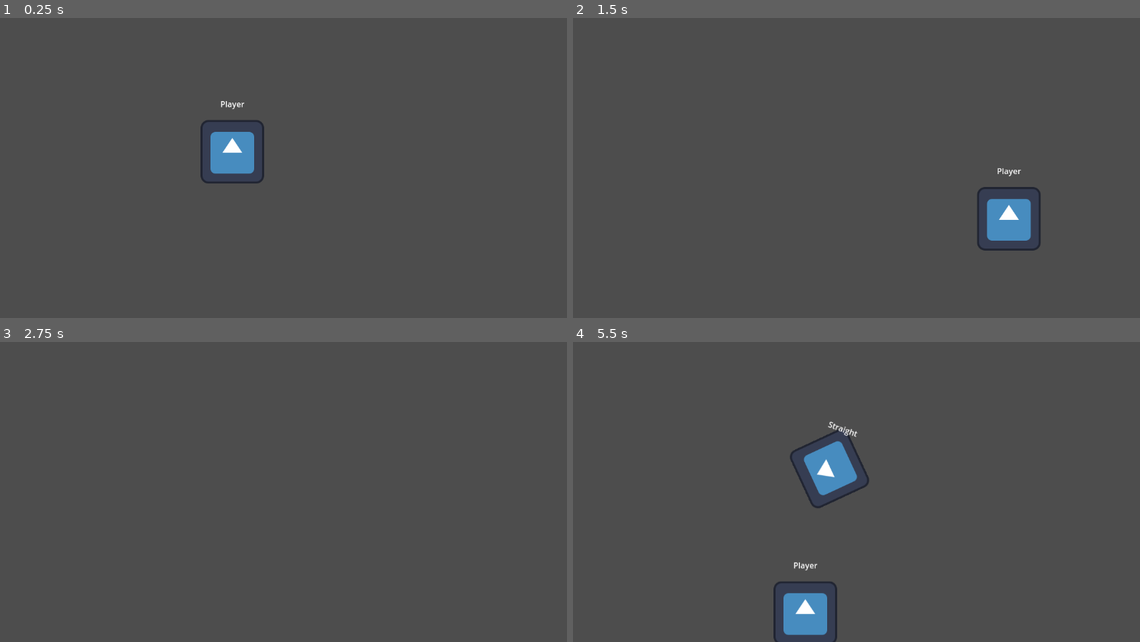
Above: before the commit, frames 1-4 (two rows, left to right).
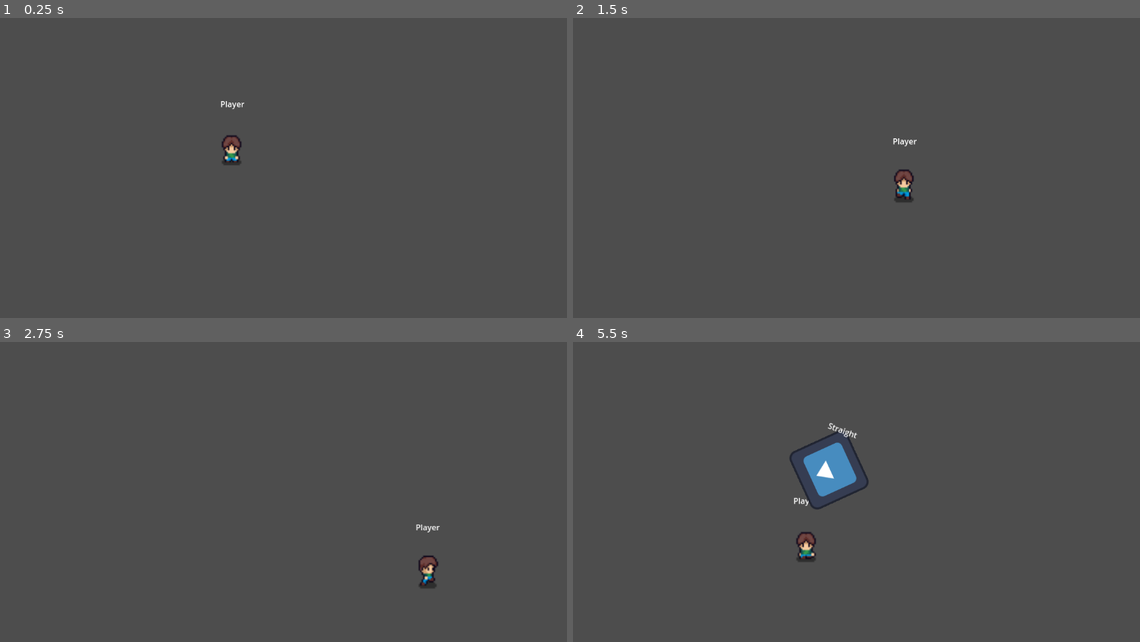
Above: after the commit, the same moments.

Repository: vitwang05/Dodge
Game: Godot game, scene res://Scenes/map.tscn
Two runs of this game, one before a commit and one after it. Both use one fixed random seed, a clock stepped at 60 frames per second and the inputs below. The engine's default icon, where the game draws it, is replaced by a stand-in: a white triangle on a blue panel in a dark square.
Inputs:
- Up to frame 1 (0.25 s): no input
- Up to frame 2 (1.5 s): hold D (move_right) 0.53-1.28 s; tap Shift (dash) at 0.6, 1.35 s; hold S (move_down) from 1.28 s (still down)
- Up to frame 3 (2.75 s): release S (move_down) at 2.03 s; hold D (move_right) from 2.03 s (still down); tap Shift (dash) at 2.1 s
- Up to frame 4 (5.5 s): release D (move_right) at 2.78 s; hold W (move_up) 2.78-3.53 s; tap Shift (dash) every 0.75 s from 2.85 to 5.1 s; hold A (move_left) 3.53-5.03 s; hold S (move_down) from 5.03 s (still down)

The runs differ from the first frame. In frame 1, 1.4% of the frame differs, in the area x 35-47%, y 34-56%; in frame 2, 1.8%; in frame 3, 0.3%; in frame 4, 2.2%, in the area x 35-53%, y 26-100%.

Commit message:
done dash and add animated

Diff:
--- /dev/null
+++ b/Scenes/bom.tscn
@@ -0,0 +1,7 @@
+[gd_scene format=3 uid="uid://bjoqneqwqoq4d"]
+
+[node name="bom" type="Area2D"]
+
+[node name="CollisionShape2D" type="CollisionShape2D" parent="."]
+
+[node name="Sprite2D" type="Sprite2D" parent="."]
--- a/Scenes/map.tscn
+++ b/Scenes/map.tscn
@@ -11,6 +11,8 @@
 
 [node name="player" parent="." instance=ExtResource("1_4nm3i")]
 position = Vector2(478, 313)
+_speed = 200.0
+_dashSpeed = 500.0
 
 [node name="Spawner" parent="." node_paths=PackedStringArray("_player") instance=ExtResource("2_lr5ic")]
 _player = NodePath("../player")
--- a/Scenes/player.tscn
+++ b/Scenes/player.tscn
@@ -1,19 +1,303 @@
-[gd_scene load_steps=4 format=3 uid="uid://dgxg4lsrevxya"]
-
-[ext_resource type="Script" path="res://Scripts/Controller.gd" id="1_dqomp"]
-[ext_resource type="Texture2D" uid="uid://dq4nxh4ae50g8" path="res://icon.svg" id="1_iesnd"]
-
-[sub_resource type="RectangleShape2D" id="RectangleShape2D_vyie2"]
+[gd_scene load_steps=41 format=3 uid="uid://dgxg4lsrevxya"]
+
+[ext_resource type="Script" uid="uid://dp7ci47qi48oy" path="res://Scripts/Controller.gd" id="1_dqomp"]
+[ext_resource type="Texture2D" uid="uid://by50j1upnrd8q" path="res://Player/Player.png" id="2_cvnsp"]
+
+[sub_resource type="RectangleShape2D" id="RectangleShape2D_6t5aa"]
+size = Vector2(16.0604, 22.8141)
+
+[sub_resource type="AtlasTexture" id="AtlasTexture_vgqql"]
+atlas = ExtResource("2_cvnsp")
+region = Rect2(0, 0, 32, 32)
+
+[sub_resource type="AtlasTexture" id="AtlasTexture_fkybt"]
+atlas = ExtResource("2_cvnsp")
+region = Rect2(32, 0, 32, 32)
+
+[sub_resource type="AtlasTexture" id="AtlasTexture_x3wgy"]
+atlas = ExtResource("2_cvnsp")
+region = Rect2(64, 0, 32, 32)
+
+[sub_resource type="AtlasTexture" id="AtlasTexture_3smsa"]
+atlas = ExtResource("2_cvnsp")
+region = Rect2(96, 0, 32, 32)
+
+[sub_resource type="AtlasTexture" id="AtlasTexture_8erm5"]
+atlas = ExtResource("2_cvnsp")
+region = Rect2(128, 0, 32, 32)
+
+[sub_resource type="AtlasTexture" id="AtlasTexture_f1ek2"]
+atlas = ExtResource("2_cvnsp")
+region = Rect2(160, 0, 32, 32)
+
+[sub_resource type="AtlasTexture" id="AtlasTexture_tx1dd"]
+atlas = ExtResource("2_cvnsp")
+region = Rect2(0, 64, 32, 32)
+
+[sub_resource type="AtlasTexture" id="AtlasTexture_gymyn"]
+atlas = ExtResource("2_cvnsp")
+region = Rect2(32, 64, 32, 32)
+
+[sub_resource type="AtlasTexture" id="AtlasTexture_pu2lt"]
+atlas = ExtResource("2_cvnsp")
+region = Rect2(64, 64, 32, 32)
+
+[sub_resource type="AtlasTexture" id="AtlasTexture_ukyrk"]
+atlas = ExtResource("2_cvnsp")
+region = Rect2(96, 64, 32, 32)
+
+[sub_resource type="AtlasTexture" id="AtlasTexture_7dp3o"]
+atlas = ExtResource("2_cvnsp")
+region = Rect2(128, 64, 32, 32)
+
+[sub_resource type="AtlasTexture" id="AtlasTexture_h4iuc"]
+atlas = ExtResource("2_cvnsp")
+region = Rect2(160, 64, 32, 32)
+
+[sub_resource type="AtlasTexture" id="AtlasTexture_fd4e3"]
+atlas = ExtResource("2_cvnsp")
+region = Rect2(0, 32, 32, 32)
+
+[sub_resource type="AtlasTexture" id="AtlasTexture_qqcod"]
+atlas = ExtResource("2_cvnsp")
+region = Rect2(32, 32, 32, 32)
+
+[sub_resource type="AtlasTexture" id="AtlasTexture_igrcy"]
+atlas = ExtResource("2_cvnsp")
+region = Rect2(64, 32, 32, 32)
+
+[sub_resource type="AtlasTexture" id="AtlasTexture_fs7ks"]
+atlas = ExtResource("2_cvnsp")
+region = Rect2(96, 32, 32, 32)
+
+[sub_resource type="AtlasTexture" id="AtlasTexture_l6n3p"]
+atlas = ExtResource("2_cvnsp")
+region = Rect2(128, 32, 32, 32)
+
+[sub_resource type="AtlasTexture" id="AtlasTexture_olqyp"]
+atlas = ExtResource("2_cvnsp")
+region = Rect2(160, 32, 32, 32)
+
+[sub_resource type="AtlasTexture" id="AtlasTexture_wpjfl"]
+atlas = ExtResource("2_cvnsp")
+region = Rect2(0, 96, 32, 32)
+
+[sub_resource type="AtlasTexture" id="AtlasTexture_bi64h"]
+atlas = ExtResource("2_cvnsp")
+region = Rect2(32, 96, 32, 32)
+
+[sub_resource type="AtlasTexture" id="AtlasTexture_2ijsl"]
+atlas = ExtResource("2_cvnsp")
+region = Rect2(64, 96, 32, 32)
+
+[sub_resource type="AtlasTexture" id="AtlasTexture_p1odr"]
+atlas = ExtResource("2_cvnsp")
+region = Rect2(96, 96, 32, 32)
+
+[sub_resource type="AtlasTexture" id="AtlasTexture_0gysh"]
+atlas = ExtResource("2_cvnsp")
+region = Rect2(128, 96, 32, 32)
+
+[sub_resource type="AtlasTexture" id="AtlasTexture_vfarp"]
+atlas = ExtResource("2_cvnsp")
+region = Rect2(160, 96, 32, 32)
+
+[sub_resource type="AtlasTexture" id="AtlasTexture_y6uwr"]
+atlas = ExtResource("2_cvnsp")
+region = Rect2(0, 160, 32, 32)
+
+[sub_resource type="AtlasTexture" id="AtlasTexture_83xs0"]
+atlas = ExtResource("2_cvnsp")
+region = Rect2(32, 160, 32, 32)
+
+[sub_resource type="AtlasTexture" id="AtlasTexture_ypfnu"]
+atlas = ExtResource("2_cvnsp")
+region = Rect2(64, 160, 32, 32)
+
+[sub_resource type="AtlasTexture" id="AtlasTexture_xuaoq"]
+atlas = ExtResource("2_cvnsp")
+region = Rect2(96, 160, 32, 32)
+
+[sub_resource type="AtlasTexture" id="AtlasTexture_wohnl"]
+atlas = ExtResource("2_cvnsp")
+region = Rect2(128, 160, 32, 32)
+
+[sub_resource type="AtlasTexture" id="AtlasTexture_36dho"]
+atlas = ExtResource("2_cvnsp")
+region = Rect2(160, 160, 32, 32)
+
+[sub_resource type="AtlasTexture" id="AtlasTexture_yh6i2"]
+atlas = ExtResource("2_cvnsp")
+region = Rect2(0, 128, 32, 32)
+
+[sub_resource type="AtlasTexture" id="AtlasTexture_nv4vc"]
+atlas = ExtResource("2_cvnsp")
+region = Rect2(32, 128, 32, 32)
+
+[sub_resource type="AtlasTexture" id="AtlasTexture_8gxox"]
+atlas = ExtResource("2_cvnsp")
+region = Rect2(64, 128, 32, 32)
+
+[sub_resource type="AtlasTexture" id="AtlasTexture_11gg7"]
+atlas = ExtResource("2_cvnsp")
+region = Rect2(96, 128, 32, 32)
+
+[sub_resource type="AtlasTexture" id="AtlasTexture_qpa8y"]
+atlas = ExtResource("2_cvnsp")
+region = Rect2(128, 128, 32, 32)
+
+[sub_resource type="AtlasTexture" id="AtlasTexture_sbwqj"]
+atlas = ExtResource("2_cvnsp")
+region = Rect2(160, 128, 32, 32)
+
+[sub_resource type="SpriteFrames" id="SpriteFrames_xwi16"]
+animations = [{
+"frames": [{
+"duration": 0.3,
+"texture": SubResource("AtlasTexture_vgqql")
+}, {
+"duration": 0.3,
+"texture": SubResource("AtlasTexture_fkybt")
+}, {
+"duration": 0.3,
+"texture": SubResource("AtlasTexture_x3wgy")
+}, {
+"duration": 0.3,
+"texture": SubResource("AtlasTexture_3smsa")
+}, {
+"duration": 0.3,
+"texture": SubResource("AtlasTexture_8erm5")
+}, {
+"duration": 0.3,
+"texture": SubResource("AtlasTexture_f1ek2")
+}],
+"loop": true,
+"name": &"stand back",
+"speed": 5.0
+}, {
+"frames": [{
+"duration": 0.3,
+"texture": SubResource("AtlasTexture_tx1dd")
+}, {
+"duration": 0.3,
+"texture": SubResource("AtlasTexture_gymyn")
+}, {
+"duration": 0.3,
+"texture": SubResource("AtlasTexture_pu2lt")
+}, {
+"duration": 0.3,
+"texture": SubResource("AtlasTexture_ukyrk")
+}, {
+"duration": 0.3,
+"texture": SubResource("AtlasTexture_7dp3o")
+}, {
+"duration": 0.3,
+"texture": SubResource("AtlasTexture_h4iuc")
+}],
+"loop": true,
+"name": &"stand forward",
+"speed": 5.0
+}, {
+"frames": [{
+"duration": 0.3,
+"texture": SubResource("AtlasTexture_fd4e3")
+}, {
+"duration": 0.3,
+"texture": SubResource("AtlasTexture_qqcod")
+}, {
+"duration": 0.3,
+"texture": SubResource("AtlasTexture_igrcy")
+}, {
+"duration": 0.3,
+"texture": SubResource("AtlasTexture_fs7ks")
+}, {
+"duration": 0.3,
+"texture": SubResource("AtlasTexture_l6n3p")
+}, {
+"duration": 0.3,
+"texture": SubResource("AtlasTexture_olqyp")
+}],
+"loop": true,
+"name": &"stand side",
+"speed": 5.0
+}, {
+"frames": [{
+"duration": 0.3,
+"texture": SubResource("AtlasTexture_wpjfl")
+}, {
+"duration": 0.3,
+"texture": SubResource("AtlasTexture_bi64h")
+}, {
+"duration": 0.3,
+"texture": SubResource("AtlasTexture_2ijsl")
+}, {
+"duration": 0.3,
+"texture": SubResource("AtlasTexture_p1odr")
+}, {
+"duration": 0.3,
+"texture": SubResource("AtlasTexture_0gysh")
+}, {
+"duration": 0.3,
+"texture": SubResource("AtlasTexture_vfarp")
+}],
+"loop": true,
+"name": &"walk back",
+"speed": 5.0
+}, {
+"frames": [{
+"duration": 0.3,
+"texture": SubResource("AtlasTexture_y6uwr")
+}, {
+"duration": 0.3,
+"texture": SubResource("AtlasTexture_83xs0")
+}, {
+"duration": 0.3,
+"texture": SubResource("AtlasTexture_ypfnu")
+}, {
+"duration": 0.3,
+"texture": SubResource("AtlasTexture_xuaoq")
+}, {
+"duration": 0.3,
+"texture": SubResource("AtlasTexture_wohnl")
+}, {
+"duration": 0.3,
+"texture": SubResource("AtlasTexture_36dho")
+}],
+"loop": true,
+"name": &"walk forward",
+"speed": 5.0
+}, {
+"frames": [{
+"duration": 0.3,
+"texture": SubResource("AtlasTexture_yh6i2")
+}, {
+"duration": 0.3,
+"texture": SubResource("AtlasTexture_nv4vc")
+}, {
+"duration": 0.3,
+"texture": SubResource("AtlasTexture_8gxox")
+}, {
+"duration": 0.3,
+"texture": SubResource("AtlasTexture_11gg7")
+}, {
+"duration": 0.3,
+"texture": SubResource("AtlasTexture_qpa8y")
+}, {
+"duration": 0.3,
+"texture": SubResource("AtlasTexture_sbwqj")
+}],
+"loop": true,
+"name": &"walk side",
+"speed": 5.0
+}]
 
 [node name="player" type="RigidBody2D"]
 script = ExtResource("1_dqomp")
 
-[node name="Sprite2D" type="Sprite2D" parent="."]
-texture = ExtResource("1_iesnd")
-
 [node name="CollisionShape2D" type="CollisionShape2D" parent="."]
-scale = Vector2(6.36, 6.52)
-shape = SubResource("RectangleShape2D_vyie2")
+position = Vector2(-1, -5.08427)
+scale = Vector2(2.7, 2.725)
+shape = SubResource("RectangleShape2D_6t5aa")
 
 [node name="Label" type="Label" parent="."]
 offset_left = -24.0
@@ -22,3 +306,9 @@
 offset_bottom = -85.0
 text = "Player
 "
+
+[node name="AnimatedSprite2D" type="AnimatedSprite2D" parent="."]
+scale = Vector2(3, 3)
+sprite_frames = SubResource("SpriteFrames_xwi16")
+animation = &"stand back"
+frame_progress = 0.571092
--- a/Scripts/Controller.gd
+++ b/Scripts/Controller.gd
@@ -13,7 +13,8 @@
 var dash_cooldown_left := 0.0
 var dash_direction := Vector2.ZERO
 
-
+@onready var anim: AnimatedSprite2D = $AnimatedSprite2D
+var last_facing_dir := Vector2.UP
 func _ready():
 	gravity_scale = _Gravity;
 	pass # Replace with function body.
@@ -50,3 +51,36 @@
 		direction = direction.normalized()
 
 	position += direction * _speed * delta;
+
+	_update_animation(direction)
+func _update_animation(direction: Vector2):
+	if is_dashing:
+		if abs(dash_direction.x) > abs(dash_direction.y):
+			anim.flip_h = dash_direction.x < 0
+			anim.play("walk side")
+		elif dash_direction.y < 0:
+			anim.play("walk forward")
+		else:
+			anim.play("walk back")
+	else:
+		if direction == Vector2.ZERO:
+			# Đứng yên
+			if abs(last_facing_dir.x) > abs(last_facing_dir.y):
+				anim.flip_h = last_facing_dir.x < 0
+				anim.play("stand side")
+			elif last_facing_dir.y < 0:
+				anim.play("stand back")
+			else:
+				anim.play("stand forward")
+		else:
+			# Đi bộ
+			if abs(direction.x) > abs(direction.y):
+				anim.flip_h = direction.x < 0
+				anim.play("walk side")
+				last_facing_dir = Vector2(sign(direction.x), 0)
+			elif direction.y < 0:
+				last_facing_dir = Vector2(0, 1)
+				anim.play("walk forward")
+			else:
+				last_facing_dir = Vector2(0, -1)
+				anim.play("walk back")
--- a/project.godot
+++ b/project.godot
@@ -12,34 +12,38 @@
 
 config/name="Dodge"
 run/main_scene="res://Scenes/map.tscn"
-config/features=PackedStringArray("4.2", "GL Compatibility")
+config/features=PackedStringArray("4.4", "GL Compatibility")
 config/icon="res://icon.svg"
+
+[debug]
+
+settings/stdout/print_fps=true
 
 [input]
 
 move_up={
 "deadzone": 0.5,
-"events": [Object(InputEventKey,"resource_local_to_scene":fa …(172 unchanged characters)… eycode":87,"key_label":0,"unicode":119,"echo":false,"script":null)
+"events": [Object(InputEventKey,"resource_local_to_scene":fa …(172 unchanged characters)… eycode":87,"key_label":0,"unicode":119,"location":0,"echo":false,"script":null)
 ]
 }
 move_down={
 "deadzone": 0.5,
-"events": [Object(InputEventKey,"resource_local_to_scene":fa …(172 unchanged characters)… eycode":83,"key_label":0,"unicode":115,"echo":false,"script":null)
+"events": [Object(InputEventKey,"resource_local_to_scene":fa …(172 unchanged characters)… eycode":83,"key_label":0,"unicode":115,"location":0,"echo":false,"script":null)
 ]
 }
 move_left={
 "deadzone": 0.5,
-"events": [Object(InputEventKey,"resource_local_to_scene":fa …(171 unchanged characters)… keycode":65,"key_label":0,"unicode":97,"echo":false,"script":null)
+"events": [Object(InputEventKey,"resource_local_to_scene":fa …(171 unchanged characters)… keycode":65,"key_label":0,"unicode":97,"location":0,"echo":false,"script":null)
 ]
 }
 move_right={
 "deadzone": 0.5,
-"events": [Object(InputEventKey,"resource_local_to_scene":fa …(172 unchanged characters)… eycode":68,"key_label":0,"unicode":100,"echo":false,"script":null)
+"events": [Object(InputEventKey,"resource_local_to_scene":fa …(172 unchanged characters)… eycode":68,"key_label":0,"unicode":100,"location":0,"echo":false,"script":null)
 ]
 }
 dash={
 "deadzone": 0.5,
-"events": [Object(InputEventKey,"resource_local_to_scene":fa …(175 unchanged characters)… ode":4194325,"key_label":0,"unicode":0,"echo":false,"script":null)
+"events": [Object(InputEventKey,"resource_local_to_scene":fa …(175 unchanged characters)… ode":4194325,"key_label":0,"unicode":0,"location":0,"echo":false,"script":null)
 ]
 }
 
Binary file added: Player/Player.png
Not shown, added: Player/Player.png.import
Binary file added: Player/Player_Actions.png
Not shown, added: Player/Player_Actions.png.import
Not shown: 1 places in Scenes/Straight.tscn that only renumber resources
Not shown: 1 places in Scenes/pool.tscn that only renumber resources
Not shown: 1 places in Scenes/spawner.tscn that only renumber resources
Not shown, added: Scripts/Controller.gd.uid
Not shown, added: Scripts/ObstanclePool.gd.uid
Not shown, added: Scripts/Spawn.gd.uid
Not shown, added: Scripts/Straight.gd.uid
Binary file added: Tiles/Beach_Tile.png
(and 15 more such lines)
